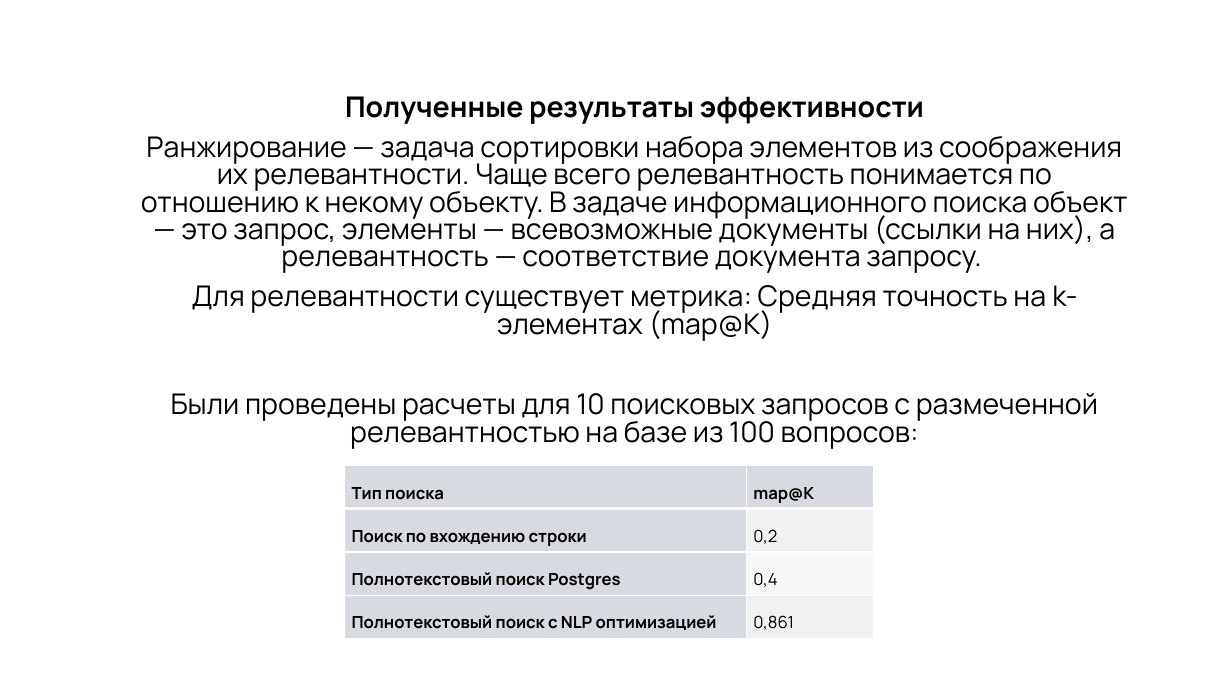
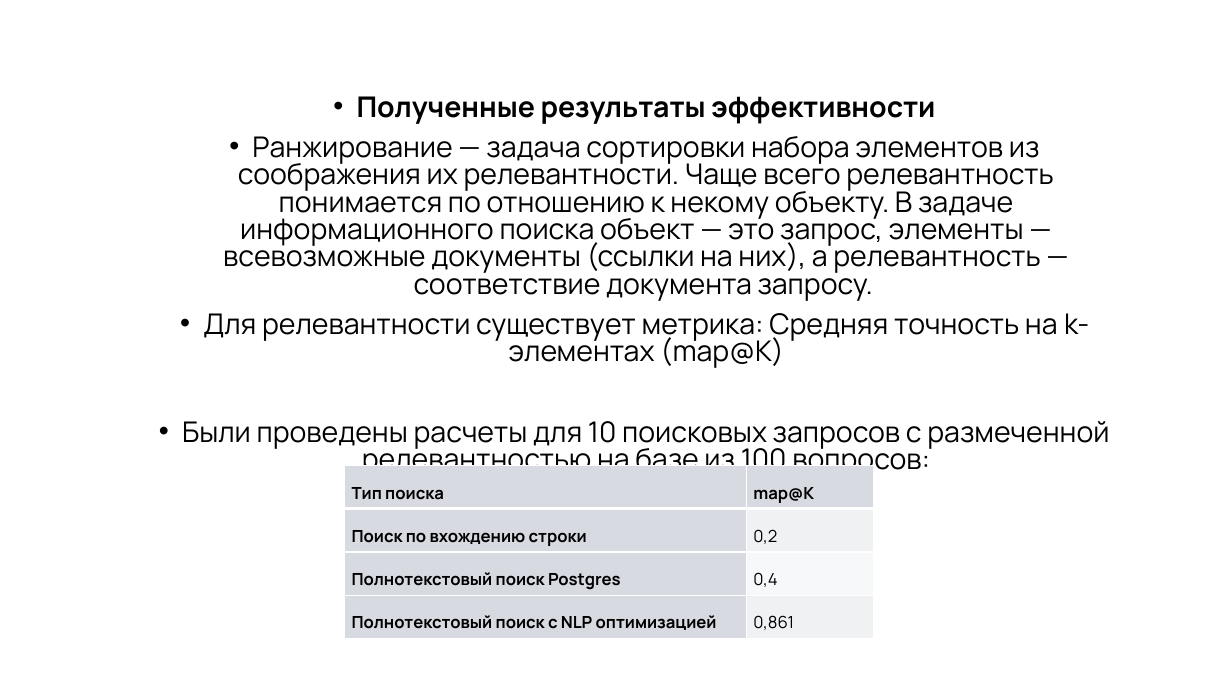
Before and after one commit to PaiNt-git/study.mag_diploma, a slide deck: slide 16 of Мой диплом/ВКР-набор-документов/Презентация-Забавин.pptx (slide 14 before the commit). Drawn at 1232x693 pixels with LibreOffice and Linux fonts; fonts in the diff are those of the drawing; background and template pictures are left out. Boxes give left, top, right and bottom in pixels: in the first picture for what was removed or moved away, otherwise in the second. Text is boxed around its words. In the diff, an @@ line names an element or a change of style, - is before the commit and + after.

```diff
--- a/Мой диплом/ВКР-набор-документов/Презентация-Забавин.pptx
+++ b/Мой диплом/ВКР-набор-документов/Презентация-Забавин.pptx
@@ subtitle "Полученные результаты эффективности" at [182,96,1109,470]: bullet none to • @@
@@ table at [345,466,873,634] @@
@@ borders changed @@
```
Also in this commit, not shown: 13 other slides changed, 3 slides added, 1 slide removed, 3 other files.
